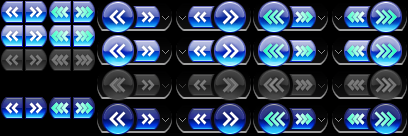
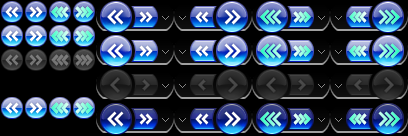
Before/after of a 408 × 136 layered artwork. What changed in the layer stack:
painted on "貼り付けられたレイヤー#1" over [260, 9, 400, 127]
painted on "arrow2" over [260, 9, 400, 127]
painted on "shadow2" over [258, 7, 402, 129]
painted on "arrow" over [107, 9, 241, 127]
painted on "shadow" over [105, 7, 243, 129]
painted on "disabled" over [108, 76, 398, 94]
removed layer "貼り付けられたレイヤー" over [1, 1, 407, 135]
added layer "新規レイヤー#3" above "新規レイヤー#1" over [1, 1, 408, 135]
